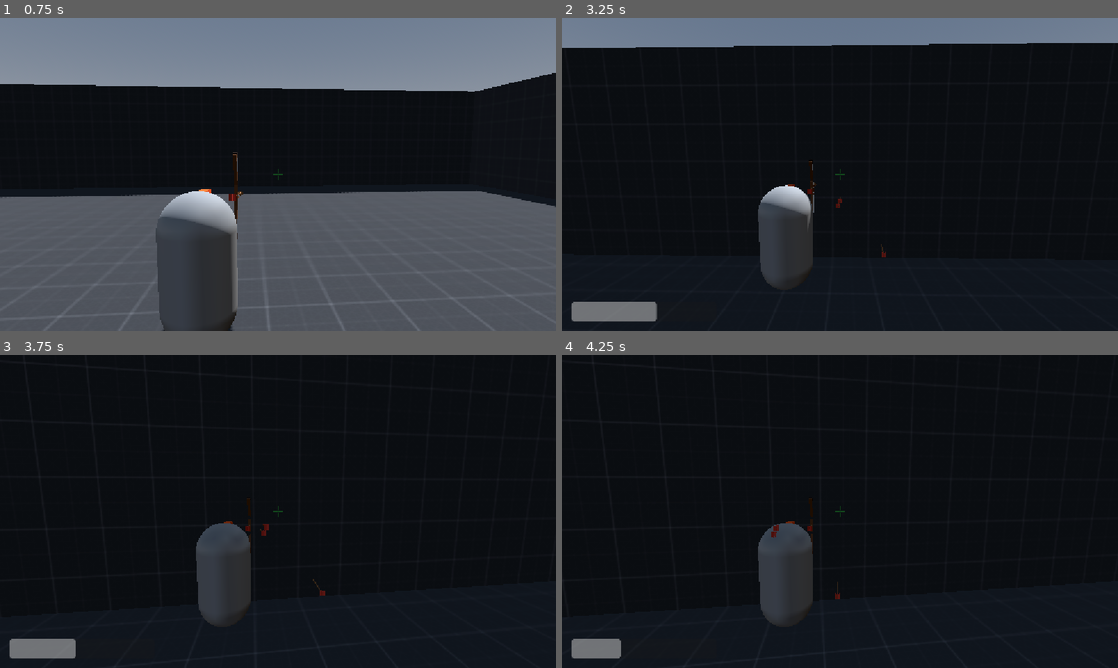
Above: before the commit, frames 1-4 (two rows, left to right).
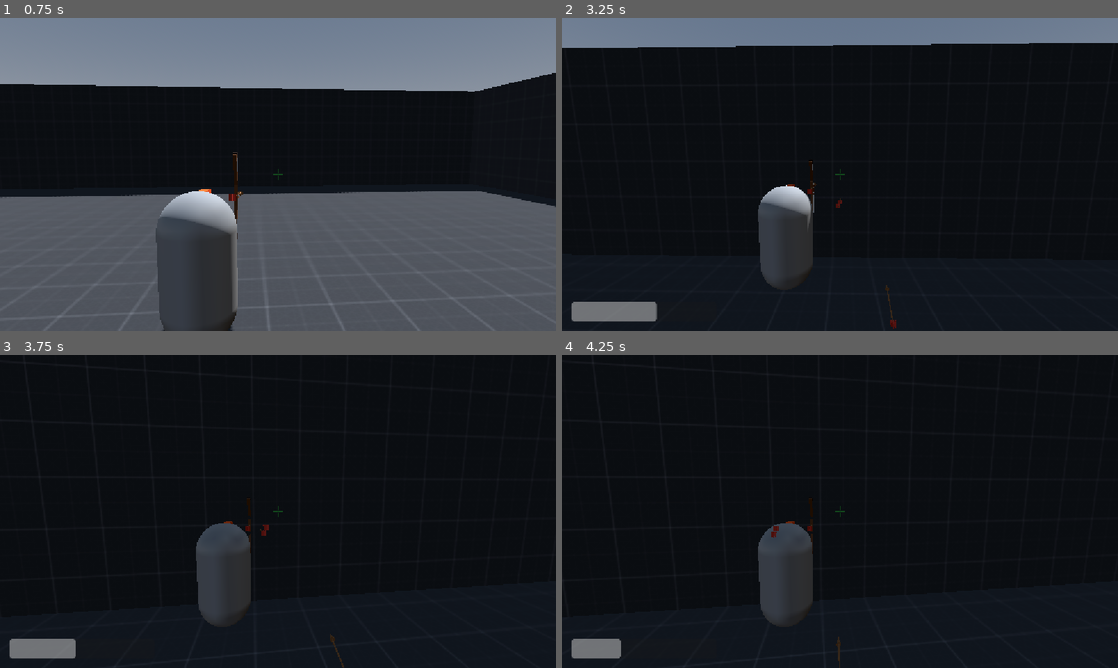
Above: after the commit, the same moments.

Repository: alavanzasp-code/IJStudio
Game: Godot game, scene res://Test Area (World)/test_area.tscn
Same seed, same stepped clock (60 frames per second), same inputs: the game is played once before the commit and once after it.
Inputs (mouse positions are in pixels of both pictures, inside the frame that each line leads up to):
- Up to frame 1 (0.75 s): tap Enter at 0.5 s; move the mouse to (305, 174) at 0.52 s; hold W (up) from 0.53 s (still down); hold Right mouse button (aim) from 0.53 s (still down); click (305, 174) at 0.67 s
- Up to frame 2 (3.25 s): keep holding W (up); tap Space (jump) at 0.77, 1.52, 3.02 s; move the mouse to (812, 174) at 1.27 s; release Right mouse button (aim) at 1.28 s; tap F (grapple) at 1.35 s; move the mouse to (851, 168) at 2.02 s; press the mouse at (851, 168) at 2.03 s; move the mouse to (834, 180) at 2.77 s; release the mouse at (834, 180) at 2.78 s; tap Ctrl (slide) at 2.85 s; click (834, 180) at 2.92 s
- Up to frame 3 (3.75 s): keep holding W (up); move the mouse to (316, 514) at 3.52 s; hold Shift (sprint) from 3.53 s (still down)
- Up to frame 4 (4.25 s): keep holding W (up); keep holding Shift (sprint); tap Space (jump) at 3.77 s

Frame 1 is identical in both runs. In frame 2, less than 0.1% of the frame differs, in the area x 13-84%, y 8-100%; in frame 3, less than 0.1%; in frame 4, less than 0.1%.

Commit message:
fixed arrow speeds

Diff:
--- a/Test Area (World)/test_area.tscn
+++ b/Test Area (World)/test_area.tscn
@@ -15,11 +15,6 @@
 sky = SubResource("Sky_0lty6")
 glow_enabled = true
 
-[sub_resource type="StandardMaterial3D" id="StandardMaterial3D_mltf8"]
-; TODO: Assign model asset (.glb) — replace placeholder material/texture with instanced .glb material.
-albedo_texture = ExtResource("1_p57bx")
-uv1_triplanar = true
-
 [sub_resource type="BoxShape3D" id="BoxShape3D_floor"]
 size = Vector3(30, 1.2, 30)
 
@@ -35,17 +30,12 @@
 [sub_resource type="BoxShape3D" id="BoxShape3D_wall_south"]
 size = Vector3(30, 5.9, 0.5)
 
-[sub_resource type="BoxShape3D" id="BoxShape3D_decor1"]
-size = Vector3(9.378418, 10.22583, 0.42919922)
-
-[sub_resource type="BoxShape3D" id="BoxShape3D_decor2"]
-size = Vector3(2.479248, 3.2351074, 0.42919922)
-
-[sub_resource type="BoxShape3D" id="BoxShape3D_decor3"]
-size = Vector3(9.378418, 10.22583, 0.42919922)
-
 [sub_resource type="BoxMesh" id="BoxMesh_floor"]
 size = Vector3(30, 1.2, 30)
+
+[sub_resource type="StandardMaterial3D" id="StandardMaterial3D_mltf8"]
+albedo_texture = ExtResource("1_p57bx")
+uv1_triplanar = true
 
 [sub_resource type="BoxMesh" id="BoxMesh_wall_east"]
 size = Vector3(0.5, 5.9, 30)
@@ -59,11 +49,20 @@
 [sub_resource type="BoxMesh" id="BoxMesh_wall_south"]
 size = Vector3(30, 5.9, 0.5)
 
+[sub_resource type="BoxShape3D" id="BoxShape3D_decor1"]
+size = Vector3(9.378418, 10.22583, 0.42919922)
+
 [sub_resource type="BoxMesh" id="BoxMesh_decor1"]
 size = Vector3(9.378418, 10.22583, 0.42919922)
 
+[sub_resource type="BoxShape3D" id="BoxShape3D_decor2"]
+size = Vector3(2.479248, 3.2351074, 0.42919922)
+
 [sub_resource type="BoxMesh" id="BoxMesh_decor2"]
 size = Vector3(2.479248, 3.2351074, 0.42919922)
+
+[sub_resource type="BoxShape3D" id="BoxShape3D_decor3"]
+size = Vector3(9.378418, 10.22583, 0.42919922)
 
 [sub_resource type="BoxMesh" id="BoxMesh_decor3"]
 size = Vector3(9.378418, 10.22583, 0.42919922)
@@ -80,83 +79,79 @@
 [node name="Player (Test)" parent="." unique_id=1302519365 instance=ExtResource("2_0lty6")]
 transform = Transform3D(1, 0, 0, 0, 1, 0, 0, 0, 1, 0, 1.3553977, 0)
 
-[node name="Arena" type="StaticBody3D" parent="."]
+[node name="Arena" type="StaticBody3D" parent="." unique_id=1964907056]
 
-[node name="FloorCollision" type="CollisionShape3D" parent="Arena"]
+[node name="FloorCollision" type="CollisionShape3D" parent="Arena" unique_id=2091897347]
 transform = Transform3D(1, 0, 0, 0, 1, 0, 0, 0, 1, 0, -0.45, 0)
 shape = SubResource("BoxShape3D_floor")
 
-[node name="WallEastCollision" type="CollisionShape3D" parent="Arena"]
+[node name="WallEastCollision" type="CollisionShape3D" parent="Arena" unique_id=774350399]
 transform = Transform3D(1, 0, 0, 0, 1, 0, 0, 0, 1, 14.75, 2.9, 0)
 shape = SubResource("BoxShape3D_wall_east")
 
-[node name="WallWestCollision" type="CollisionShape3D" parent="Arena"]
+[node name="WallWestCollision" type="CollisionShape3D" parent="Arena" unique_id=748395009]
 transform = Transform3D(1, 0, 0, 0, 1, 0, 0, 0, 1, -14.75, 2.9, 0)
 shape = SubResource("BoxShape3D_wall_west")
 
-[node name="WallNorthCollision" type="CollisionShape3D" parent="Arena"]
+[node name="WallNorthCollision" type="CollisionShape3D" parent="Arena" unique_id=1017424523]
 transform = Transform3D(1, 0, 0, 0, 1, 0, 0, 0, 1, 0, 2.9, -14.75)
 shape = SubResource("BoxShape3D_wall_north")
 
-[node name="WallSouthCollision" type="CollisionShape3D" parent="Arena"]
+[node name="WallSouthCollision" type="CollisionShape3D" parent="Arena" unique_id=191518275]
 transform = Transform3D(1, 0, 0, 0, 1, 0, 0, 0, 1, 0, 2.9, 14.75)
 shape = SubResource("BoxShape3D_wall_south")
 
-; TODO: Assign model asset (.glb) — replace placeholder meshes with instanced arena floor/walls model.
-[node name="FloorMesh_Placeholder" type="MeshInstance3D" parent="Arena"]
+[node name="FloorMesh_Placeholder" type="MeshInstance3D" parent="Arena" unique_id=1724282437]
 transform = Transform3D(1, 0, 0, 0, 1, 0, 0, 0, 1, 0, -0.45, 0)
 mesh = SubResource("BoxMesh_floor")
 surface_material_override/0 = SubResource("StandardMaterial3D_mltf8")
 
-[node name="WallEastMesh_Placeholder" type="MeshInstance3D" parent="Arena"]
+[node name="WallEastMesh_Placeholder" type="MeshInstance3D" parent="Arena" unique_id=279664668]
 transform = Transform3D(1, 0, 0, 0, 1, 0, 0, 0, 1, 14.75, 2.9, 0)
 mesh = SubResource("BoxMesh_wall_east")
 surface_material_override/0 = SubResource("StandardMaterial3D_mltf8")
 
-[node name="WallWestMesh_Placeholder" type="MeshInstance3D" parent="Arena"]
+[node name="WallWestMesh_Placeholder" type="MeshInstance3D" parent="Arena" unique_id=902476942]
 transform = Transform3D(1, 0, 0, 0, 1, 0, 0, 0, 1, -14.75, 2.9, 0)
 mesh = SubResource("BoxMesh_wall_west")
 surface_material_override/0 = SubResource("StandardMaterial3D_mltf8")
 
-[node name="WallNorthMesh_Placeholder" type="MeshInstance3D" parent="Arena"]
+[node name="WallNorthMesh_Placeholder" type="MeshInstance3D" parent="Arena" unique_id=1512809238]
 transform = Transform3D(1, 0, 0, 0, 1, 0, 0, 0, 1, 0, 2.9, -14.75)
 mesh = SubResource("BoxMesh_wall_north")
 surface_material_override/0 = SubResource("StandardMaterial3D_mltf8")
 
-[node name="WallSouthMesh_Placeholder" type="MeshInstance3D" parent="Arena"]
+[node name="WallSouthMesh_Placeholder" type="MeshInstance3D" parent="Arena" unique_id=1987054882]
 transform = Transform3D(1, 0, 0, 0, 1, 0, 0, 0, 1, 0, 2.9, 14.75)
 mesh = SubResource("BoxMesh_wall_south")
 surface_material_override/0 = SubResource("StandardMaterial3D_mltf8")
 
-[node name="Decor Wall 1" type="StaticBody3D" parent="."]
+[node name="Decor Wall 1" type="StaticBody3D" parent="." unique_id=1760980542]
 transform = Transform3D(1, 0, 0, 0, 1, 0, 0, 0, 1, -4.189209, 4.6364613, 7.2854004)
 
-[node name="CollisionShape3D" type="CollisionShape3D" parent="Decor Wall 1"]
+[node name="CollisionShape3D" type="CollisionShape3D" parent="Decor Wall 1" unique_id=427210261]
 shape = SubResource("BoxShape3D_decor1")
 
-; TODO: Assign model asset (.glb) — replace placeholder mesh with instanced wall model.
-[node name="WallMesh_Placeholder" type="MeshInstance3D" parent="Decor Wall 1"]
+[node name="WallMesh_Placeholder" type="MeshInstance3D" parent="Decor Wall 1" unique_id=1623948520]
 mesh = SubResource("BoxMesh_decor1")
 surface_material_override/0 = SubResource("StandardMaterial3D_mltf8")
 
-[node name="Decor Wall 2" type="StaticBody3D" parent="."]
+[node name="Decor Wall 2" type="StaticBody3D" parent="." unique_id=1413033654]
 transform = Transform3D(1, 0, 0, 0, 1, 0, 0, 0, 1, 23.887547, 19.43376, 7.2854004)
 
-[node name="CollisionShape3D" type="CollisionShape3D" parent="Decor Wall 2"]
+[node name="CollisionShape3D" type="CollisionShape3D" parent="Decor Wall 2" unique_id=674860405]
 shape = SubResource("BoxShape3D_decor2")
 
-; TODO: Assign model asset (.glb) — replace placeholder mesh with instanced wall model.
-[node name="WallMesh_Placeholder" type="MeshInstance3D" parent="Decor Wall 2"]
+[node name="WallMesh_Placeholder" type="MeshInstance3D" parent="Decor Wall 2" unique_id=1002362521]
 mesh = SubResource("BoxMesh_decor2")
 surface_material_override/0 = SubResource("StandardMaterial3D_mltf8")
 
-[node name="Decor Wall 3" type="StaticBody3D" parent="."]
+[node name="Decor Wall 3" type="StaticBody3D" parent="." unique_id=306038076]
 transform = Transform3D(1, 0, 0, 0, 1, 0, 0, 0, 1, -4.189209, 18.897953, -6.1196094)
 
-[node name="CollisionShape3D" type="CollisionShape3D" parent="Decor Wall 3"]
+[node name="CollisionShape3D" type="CollisionShape3D" parent="Decor Wall 3" unique_id=1441724604]
 shape = SubResource("BoxShape3D_decor3")
 
-; TODO: Assign model asset (.glb) — replace placeholder mesh with instanced wall model.
-[node name="WallMesh_Placeholder" type="MeshInstance3D" parent="Decor Wall 3"]
+[node name="WallMesh_Placeholder" type="MeshInstance3D" parent="Decor Wall 3" unique_id=577605375]
 mesh = SubResource("BoxMesh_decor3")
 surface_material_override/0 = SubResource("StandardMaterial3D_mltf8")
--- a/Weapons/bow_(test).gd
+++ b/Weapons/bow_(test).gd
@@ -4,9 +4,11 @@
 const ARROW_SCENE: PackedScene = preload("res://Weapons/arrow_(test).tscn")
 
 @export var draw_time := 0.55
-@export var arrow_min_speed := 22.0
+@export var arrow_min_speed := 15.0
 @export var arrow_max_speed := 55.0
-@export_range(0.0, 1.0, 0.01) var min_charge := 0.4
+@export_range(0.0, 1.0, 0.01) var min_charge := 0.15
+# >1 bends the charge curve so quick taps stay weak and full draws pay the most.
+@export_range(1.0, 3.0, 0.05) var charge_power := 1.35
 @export var aim_turn_speed := 15.0
 @export var aim_rotate_speed := 20.0
 
@@ -81,8 +83,11 @@
 	if _player != null:
 		arrow.add_collision_exception_with(_player)
 
+	# Nonlinear ramp: a tap only reaches ~half the max speed, so drawn shots
+	# gain real travel power — but the tap still flies a usable distance.
 	var charge := maxf(_draw, min_charge)
-	arrow.linear_velocity = dir * lerpf(arrow_min_speed, arrow_max_speed, charge)
+	var effective_charge := pow(charge, charge_power)
+	arrow.linear_velocity = dir * lerpf(arrow_min_speed, arrow_max_speed, effective_charge)
 
 	if _camera_settings != null and _camera_settings.has_method("add_shake"):
 		_camera_settings.add_shake(0.05 + charge * 0.03)
